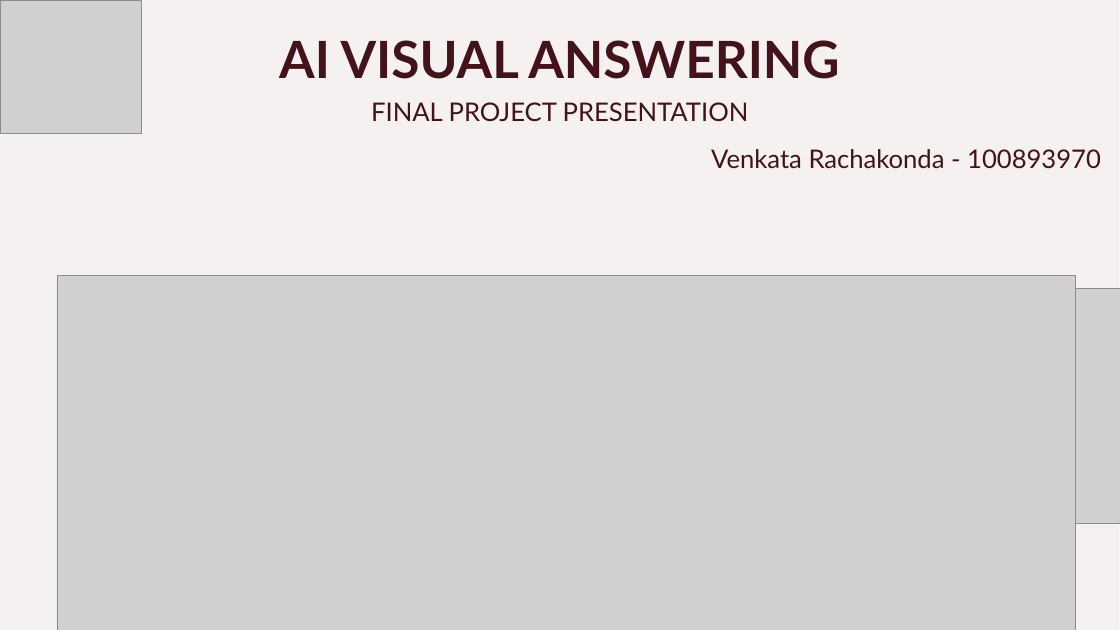
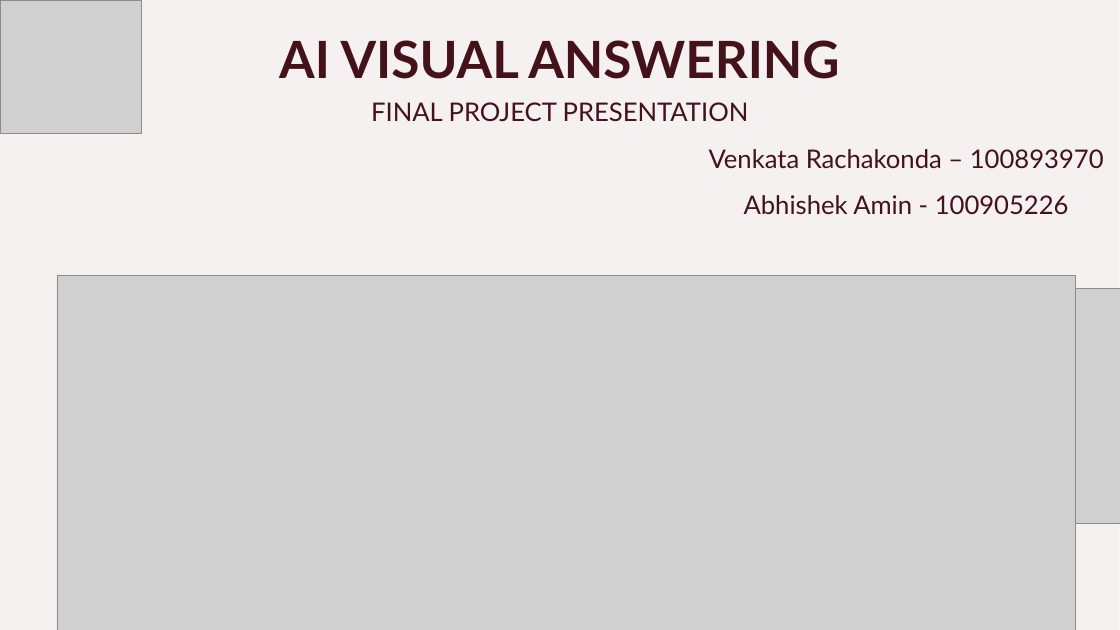
Before and after one commit to venkatarachakondadcmail/AI-Product-based-on-a-Language-Model-, a slide deck: slide 1 of Presentation.pptx. Drawn at 1120x630 pixels with LibreOffice and Linux fonts; fonts in the diff are those of the drawing; grey boxes stand for pictures; background and template pictures are left out. Boxes give left, top, right and bottom in pixels: in the first picture for what was removed or moved away, otherwise in the second. Text is boxed around its words. In the diff, an @@ line names an element or a change of style, - is before the commit and + after.

```diff
--- a/Presentation.pptx
+++ b/Presentation.pptx
@@ text at box(709, 149, 1104, 215): text changed @@
-Venkata Rachakonda - 100893970
+Venkata Rachakonda – 100893970
+Abhishek Amin - 100905226
```
Also in this commit, not shown: 1 other slide changed, 6 slides added, 1 slide removed.
